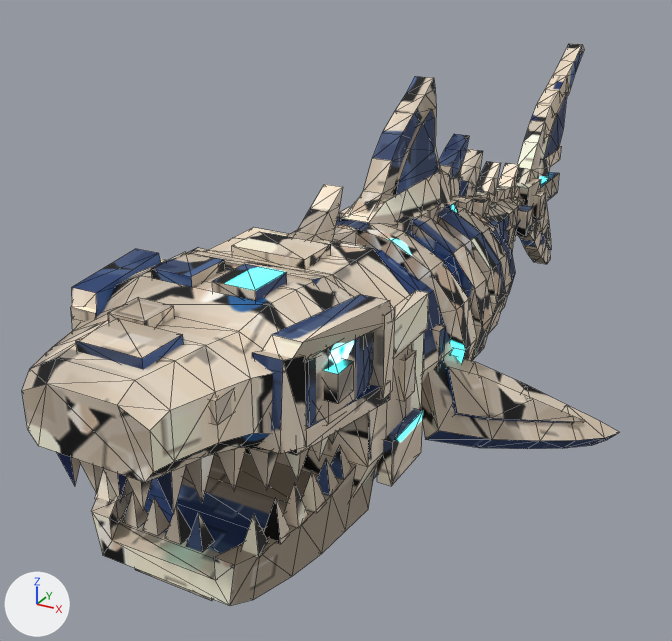
One commit to the Blender file assets/SkeletalShark/SkeletalShark.blend: the scene before it, then after it.
Camera for both pictures: a 50 mm camera at (5.04, -12.08, 6.68) aimed at (-0.96, -1.16, 1.22). Arrows for +X, +Y and +Z are at lower left; the lights stay in place. The picture after the commit comes second. Mesh edges are drawn as thin lines.

Objects in the first picture: 'SkeletalShark'.
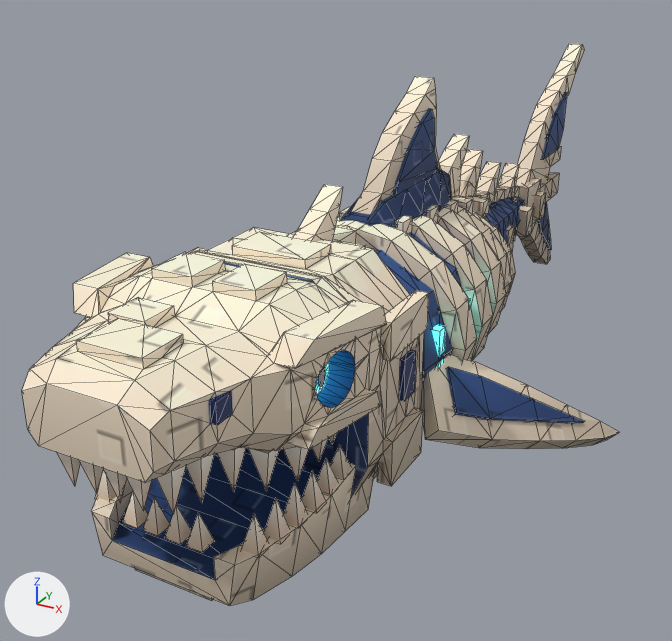
Pixel boxes (x1, y1, x2, y2) of what changed, in the pictures (672 x 641 px; the box of a moved part takes in the faces that stretch with it):
part 1 of me_skeletalshark, added (mostly hidden): after (315, 362, 329, 394)
part 2 of me_skeletalshark, added: after (318, 366, 325, 386)
part 3 of me_skeletalshark, deleted: before (323, 359, 354, 404)
part 4 of me_skeletalshark, moved or reshaped: before (45, 245, 424, 496); after (45, 227, 424, 497)
part 5 of me_skeletalshark, surface changed: (22, 44, 620, 606) in both

The change, as a diff of the scene's bpy script:
```diff
--- a/assets/SkeletalShark/SkeletalShark.blend.py
+++ b/assets/SkeletalShark/SkeletalShark.blend.py
@@ me_skeletalshark @@
 # used by ob_skeletalshark; location = (0.0, 0.0, 0.0)
-me_skeletalshark.from_pydata(...)  # 1728 vertices, 3030 faces; spans x -3.17..3.17, y -7.2..7.08, z 0.03..4.68
+me_skeletalshark.from_pydata(...)  # 1933 vertices, 3538 faces; spans x -3.17..3.17, y -7.2..7.08, z 0.03..4.68
+# me_skeletalshark part 1: a new loose piece of 33 vertices spanning x 1.0..1.21, y -5.57..-5.17, z 2.54..2.95, in mat_m_skeletalshark
+# me_skeletalshark part 2: a new loose piece of 25 vertices spanning x 1.18..1.22, y -5.43..-5.31, z 2.62..2.87, in mat_m_skeletalshark
+# me_skeletalshark part 3: the loose piece of 8 vertices spanning x 1.26..1.49, y -5.57..-5.26, z 2.61..2.91 is deleted
+# me_skeletalshark part 4: 162 vertices removed from x -1.54..1.54, y -6.84..-3.6, z 1.46..3.36; 267 vertices added at x -1.54..1.54, y -6.84..-3.6, z 1.33..3.42
+# me_skeletalshark part 5: 2539 kept faces spanning x -3.17..3.17, y -7.2..7.08, z 0.03..4.68 get new texture (UV) coordinates
+# other edits to the shape of me_skeletalshark do not show in these pictures
 me_skeletalshark.materials.append(mat_m_skeletalshark)
```
